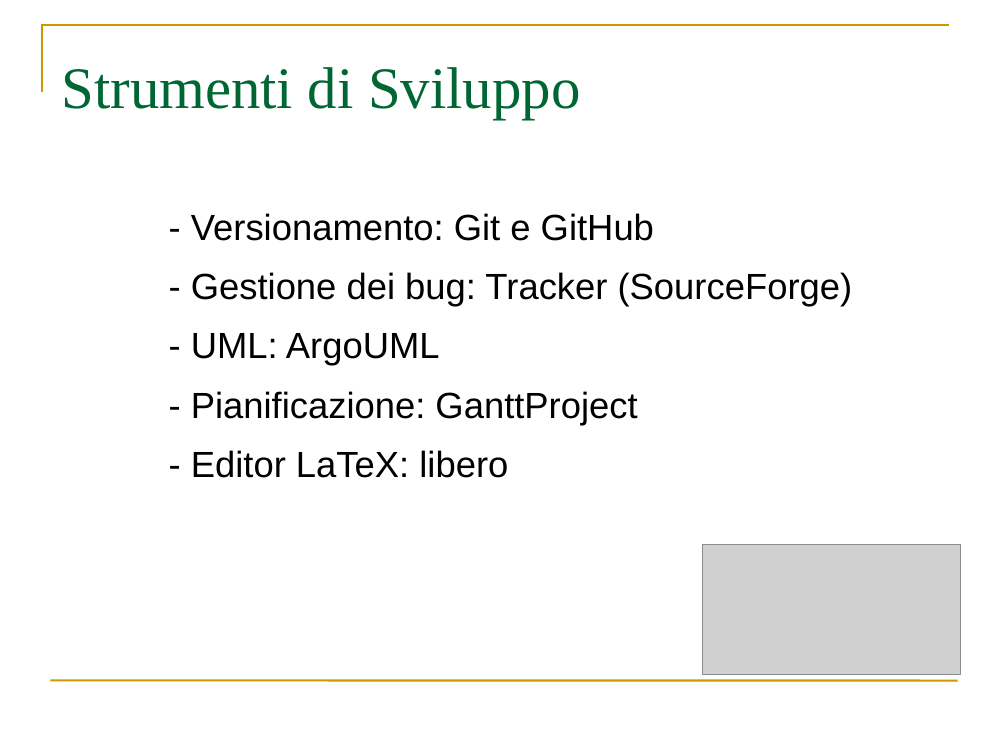
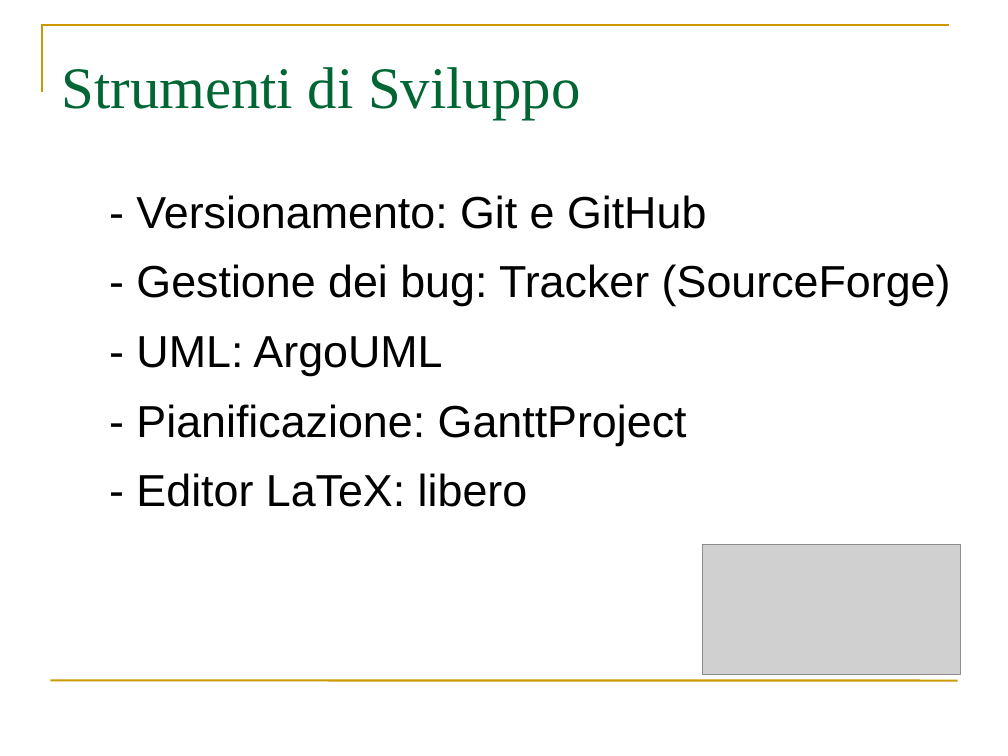
Before and after one commit to webshape/ajaxdraw, a slide deck: slide 4 of doc/PresentazioneRR/PresentazioneNormeDiProgetto.ppt. Drawn at 1008x756 pixels with LibreOffice and Linux fonts; fonts in the diff are those of the drawing; grey boxes stand for pictures. Boxes give left, top, right and bottom in pixels: in the first picture for what was removed or moved away, otherwise in the second. Text is boxed around its words. In the diff, an @@ line names an element or a change of style, - is before the commit and + after.

```diff
--- a/doc/PresentazioneRR/PresentazioneNormeDiProgetto.ppt
+++ b/doc/PresentazioneRR/PresentazioneNormeDiProgetto.ppt
@@ text "- Versionamento: Git e GitHub": place and size @@
-text "- Versionamento: Git e GitHub" at box(191, 213, 853, 478)
+text "- Versionamento: Git e GitHub" at box(136, 195, 951, 507)
@@ text "- Versionamento: Git e GitHub" at box(136, 195, 951, 507): size 26 to 32 pt @@
```
Also in this commit, not shown: 2 other slides changed, 2 other files.
